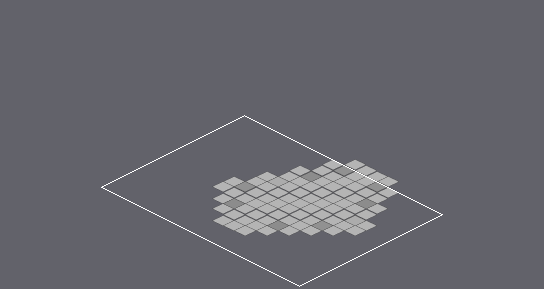
Level history. Tiled map: feng-zhi/assets/maps/back_mountain_path/maps/back_mountain_path_day.tmx. The first picture is a wide view before the edit; the outline marks the close-up.
Close-up. Before the commit:
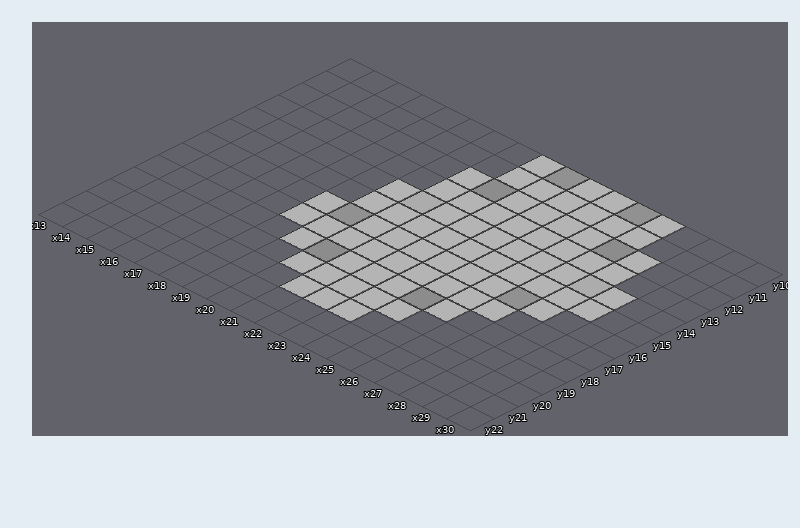
Cells are 64x32 px. Isometric: x runs down to the right, y down to the left. Shown: x 13..30, y 10..22. The commit also changed other parts of the map, which this record leaves out. The old version is drawn lined up with the new one.
And afterwards:
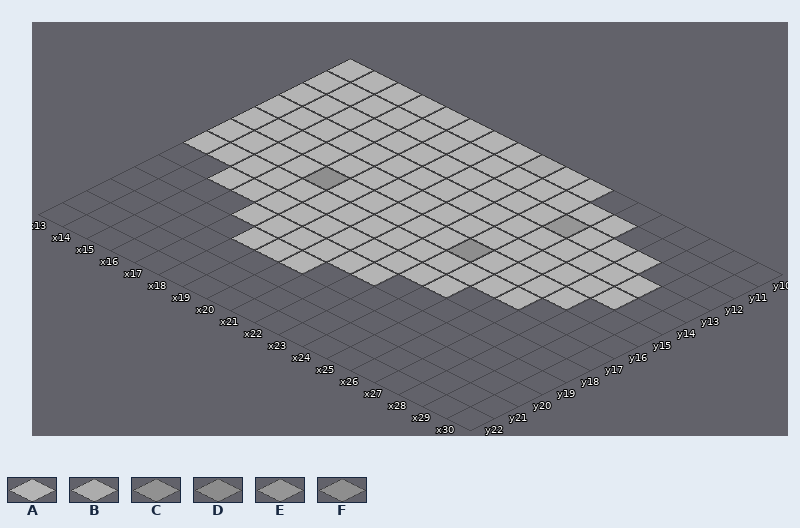
Key: from "back_mountain_path_ground_tile": A 0, B 5, C 6, D 7, E 9, F 10.
_ is an empty cell.
From old to new:
map size 16x16 -> 32x28 cells (old content now starts at 16,7; both pictures use the new coordinates)
Layer "Ground":
y 10: x 13..20 ________ -> AAAAAAAA; x 24..26 AAA -> ___
y 11: x 13..20 ________ -> AAAAAAAA; x 26 A -> _
y 12: x 13..19 _______ -> AAAAAAA
y 13: x 13..19 _______ -> AAAAAAA; x 28 _ -> A
y 14: x 13..18 ______ -> AAAAAA
y 15: x 13..18 ______ -> AAAAAA; x 28 A -> _
y 16: x 13..17 _____ -> AAAAA; x 27 A -> _
y 17: x 15..17 ___ -> AAA; x 25..26 AA -> __
y 18: x 17..18 __ -> AA; x 23..25 AAA -> ___
y 19: x 18..19 __ -> AA; x 21..24 AAAA -> ____
y 20: x 21..23 AAA -> ___
Layer "Terrain":
y 10: x 21..22 _C -> B_; x 25 C -> _
y 12: x 21 D -> _; x 24 _ -> E; x 26 D -> _
y 15: x 17 _ -> F; x 23 _ -> F
y 16: x 19 C -> _; x 26 C -> _
y 18: x 20 D -> _; x 24 D -> _
Where, in picture pixels (left, top, right, bottom), the same in both close-ups:
changed: (183, 59, 686, 322)
